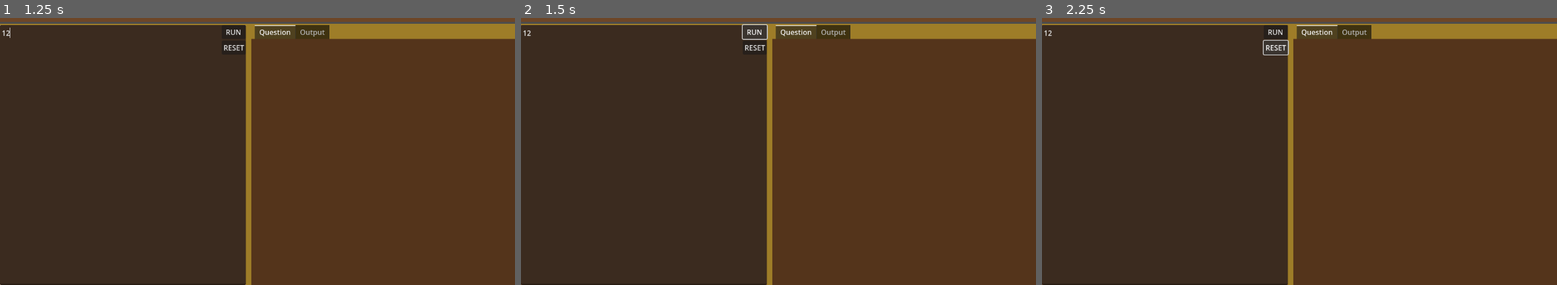
Above: before the commit, frames 1-3 (left to right).
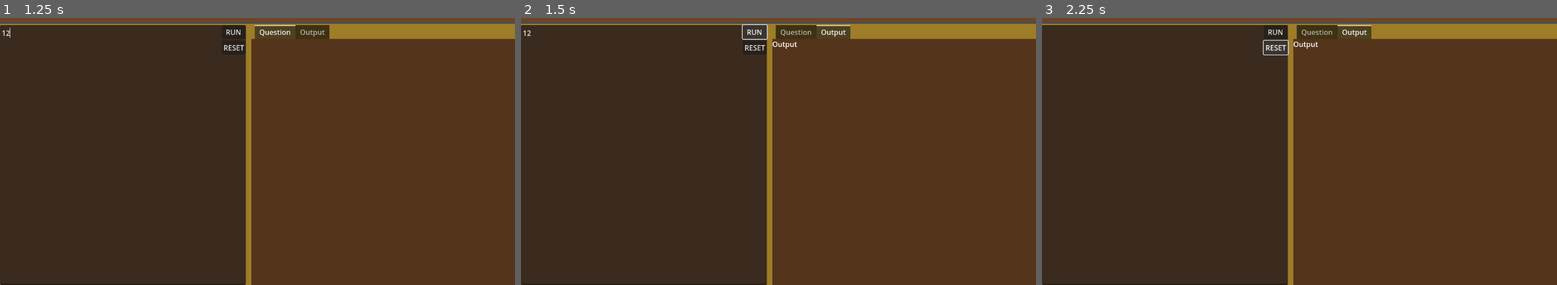
Above: after the commit, the same moments.

Repository: Mantegg/SwordOfCode
Game: Godot game, scene res://UI/CodingSpace.tscn
The game is run twice, just before and just after one commit, with the same random seed, the same clock (stepped at 60 frames per second) and the same inputs. This scene is started directly instead of the project's main scene.
Inputs (mouse positions are in pixels of both pictures, inside the frame that each line leads up to):
- Up to frame 1 (1.25 s): click (123, 154) at 0.52 s; type "12" at 0.6 s
- Up to frame 2 (1.5 s): click "RUN" at 1.25 s
- Up to frame 3 (2.25 s): click "RESET" at 2 s

Frame 1 is identical in both runs. In frame 2, 0.3% of the frame differs, in the area x 48-64%, y 2-12%; in frame 3, 0.3%, in the area x 0-64%, y 2-12%.

Commit message:
prototype done

Diff:
--- /dev/null
+++ b/UI/CodingSpace.gd
@@ -0,0 +1,10 @@
+extends Control
+
+
+
+func _on_btn_run_pressed():
+	$HSplitContainer/TabContainer.current_tab = 1
+
+
+func _on_btn_reset_pressed():
+	$HSplitContainer/ColorRect2/Code.clear()
--- a/UI/CodingSpace.tscn
+++ b/UI/CodingSpace.tscn
@@ -1,4 +1,6 @@
-[gd_scene format=3 uid="uid://cxnufo7rvmc12"]
+[gd_scene load_steps=2 format=3 uid="uid://cxnufo7rvmc12"]
+
+[ext_resource type="Script" path="res://UI/CodingSpace.gd" id="1_reg6y"]
 
 [node name="Control" type="Control"]
 layout_mode = 3
@@ -7,6 +9,7 @@
 anchor_bottom = 1.0
 grow_horizontal = 2
 grow_vertical = 2
+script = ExtResource("1_reg6y")
 
 [node name="VBoxContainer" type="VBoxContainer" parent="."]
 layout_mode = 1
@@ -109,3 +112,6 @@
 text = "
 "
 autowrap_mode = 3
+
+[connection signal="pressed" from="HSplitContainer/ColorRect2/VBoxContainer/btnRun" to="." method="_on_btn_run_pressed"]
+[connection signal="pressed" from="HSplitContainer/ColorRect2/VBoxContainer/btnReset" to="." method="_on_btn_reset_pressed"]
--- a/UI/MainMenu.tscn
+++ b/UI/MainMenu.tscn
@@ -96,5 +96,53 @@
 text = "QUIT
 "
 
+[node name="Optionpopup" type="Control" parent="."]
+layout_mode = 1
+anchors_preset = 15
+anchor_right = 1.0
+anchor_bottom = 1.0
+grow_horizontal = 2
+grow_vertical = 2
+
+[node name="AspectRatioContainer" type="AspectRatioContainer" parent="Optionpopup"]
+layout_mode = 1
+anchors_preset = 15
+anchor_right = 1.0
+anchor_bottom = 1.0
+grow_horizontal = 2
+grow_vertical = 2
+ratio = 1.8107
+
+[node name="MarginContainer" type="MarginContainer" parent="Optionpopup/AspectRatioContainer"]
+layout_mode = 2
+theme_override_constants/margin_left = 165
+theme_override_constants/margin_top = 95
+theme_override_constants/margin_right = 165
+theme_override_constants/margin_bottom = 95
+
+[node name="ColorRect" type="ColorRect" parent="Optionpopup/AspectRatioContainer/MarginContainer"]
+layout_mode = 2
+color = Color(0.647059, 0.517647, 0.321569, 1)
+
+[node name="Label" type="Label" parent="Optionpopup/AspectRatioContainer/MarginContainer/ColorRect"]
+layout_mode = 0
+offset_right = 54.0
+offset_bottom = 23.0
+text = "Option"
+
+[node name="CheckBox" type="CheckBox" parent="Optionpopup/AspectRatioContainer/MarginContainer/ColorRect"]
+layout_mode = 0
+offset_left = 117.0
+offset_top = 120.109
+offset_right = 141.0
+offset_bottom = 144.109
+
+[node name="Label2" type="Label" parent="Optionpopup/AspectRatioContainer/MarginContainer/ColorRect"]
+offset_left = 148.0
+offset_top = 119.109
+offset_right = 202.0
+offset_bottom = 142.109
+text = "Sounds"
+
 [connection signal="pressed" from="MarginContainer/VBoxContainer/buttons/MarginContainer/Play" to="." method="_on_play_pressed"]
 [connection signal="pressed" from="MarginContainer/VBoxContainer/buttons/MarginContainer2/Select" to="." method="_on_select_pressed"]
--- /dev/null
+++ b/UI/docMenu.gd
@@ -0,0 +1,6 @@
+extends Control
+
+
+
+func _on_button_pressed():
+	get_tree().change_scene_to_file("res://UI/CodingSpace.tscn")
--- a/UI/documentation.tscn
+++ b/UI/documentation.tscn
@@ -1,4 +1,6 @@
-[gd_scene format=3 uid="uid://cu6xpks5r2q05"]
+[gd_scene load_steps=2 format=3 uid="uid://cu6xpks5r2q05"]
+
+[ext_resource type="Script" path="res://UI/docMenu.gd" id="1_37ceq"]
 
 [node name="Control" type="Control"]
 layout_mode = 3
@@ -7,6 +9,7 @@
 anchor_bottom = 1.0
 grow_horizontal = 2
 grow_vertical = 2
+script = ExtResource("1_37ceq")
 
 [node name="VBoxContainer" type="VBoxContainer" parent="."]
 layout_mode = 1
@@ -94,3 +97,5 @@
 layout_mode = 2
 size_flags_vertical = 3
 text = "Coding"
+
+[connection signal="pressed" from="MarginContainer/ScrollContainer/VBoxContainer/Button" to="." method="_on_button_pressed"]
